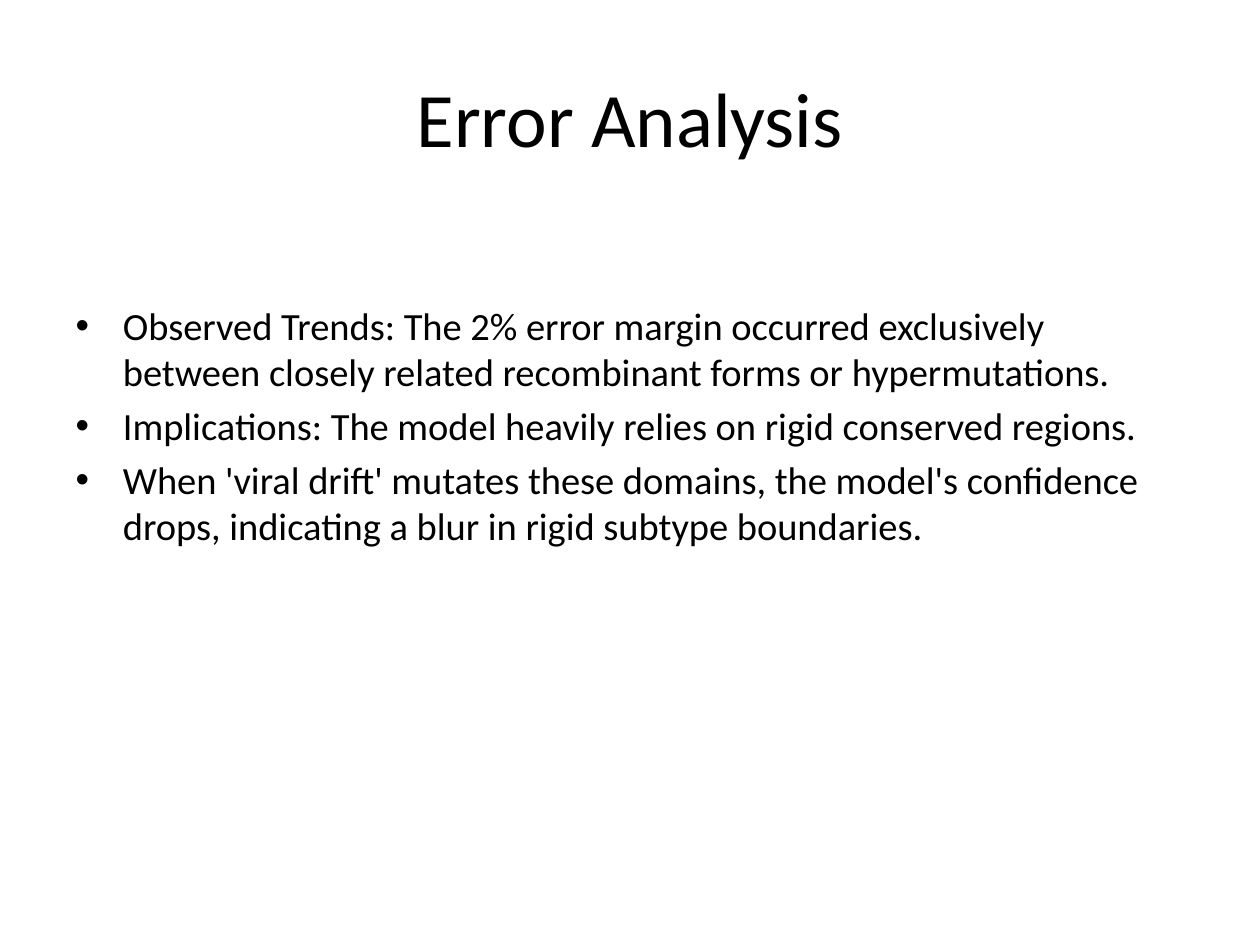
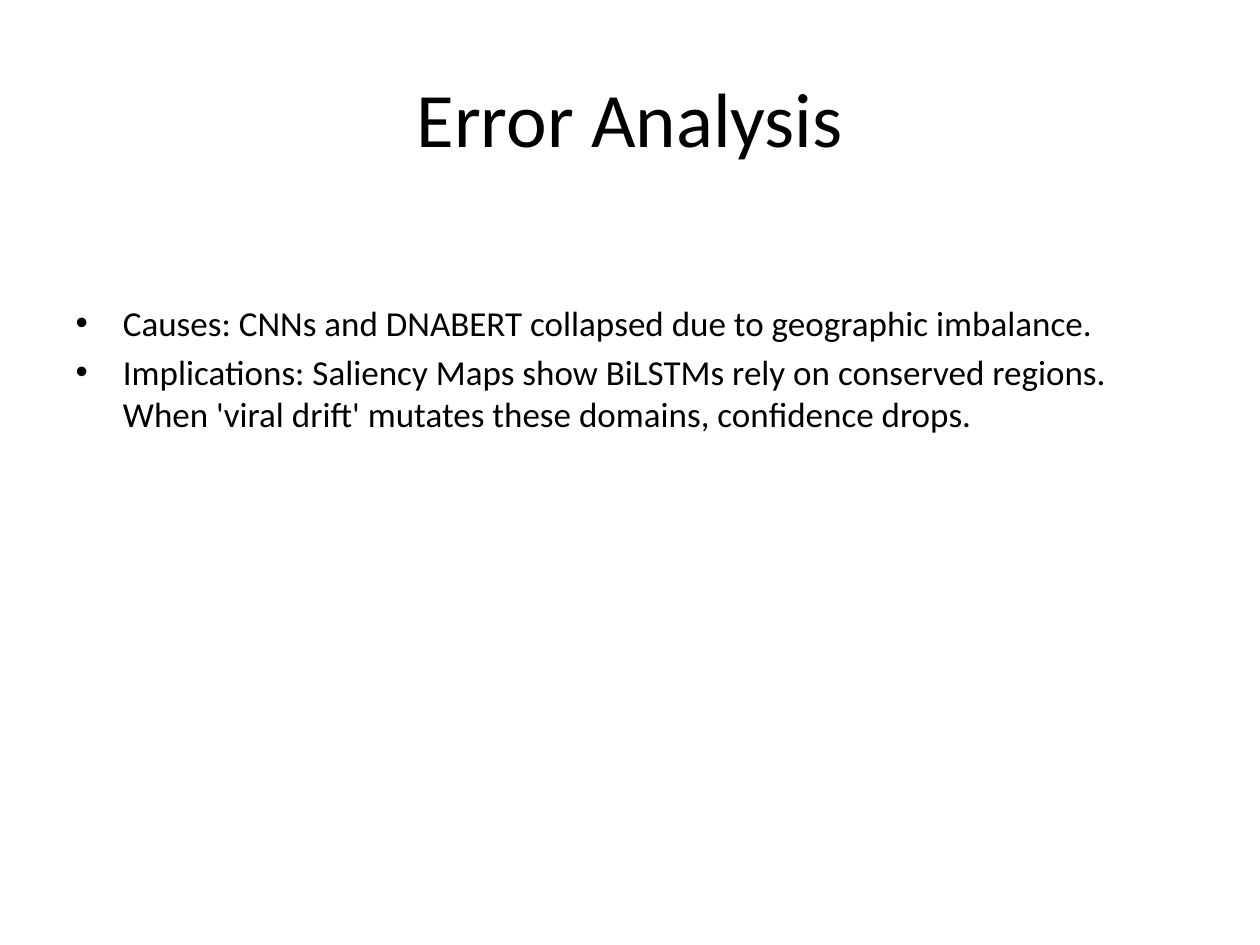
Before and after one commit to JNagawa/HIV_subtype_classifier_DeepLearning, a slide deck: slide 11 of reports/presentation.pptx (slide 12 before the commit). Drawn at 1260x945 pixels with LibreOffice and Linux fonts; fonts in the diff are those of the drawing. Boxes give left, top, right and bottom in pixels: in the first picture for what was removed or moved away, otherwise in the second. Text is boxed around its words. In the diff, an @@ line names an element or a change of style, - is before the commit and + after.

```diff
--- a/reports/presentation.pptx
+++ b/reports/presentation.pptx
@@ text at (x1=123, y1=311, x2=1105, y2=433): text changed; size 22 to 20 pt @@
-• Observed Trends: The 2% error margin occurred exclusively between closely related recombinant forms or hypermutations.
-• Implications: The model heavily relies on rigid conserved regions.
-• When 'viral drift' mutates these domains, the model's confidence drops, indicating a blur in rigid subtype boundaries.
+• Causes: CNNs and DNABERT collapsed due to geographic imbalance.
+• Implications: Saliency Maps show BiLSTMs rely on conserved regions. When 'viral drift' mutates these domains, confidence drops.
```
Also in this commit, not shown: 11 other slides changed, 1 slide added, 1 slide removed, 3 other files.
